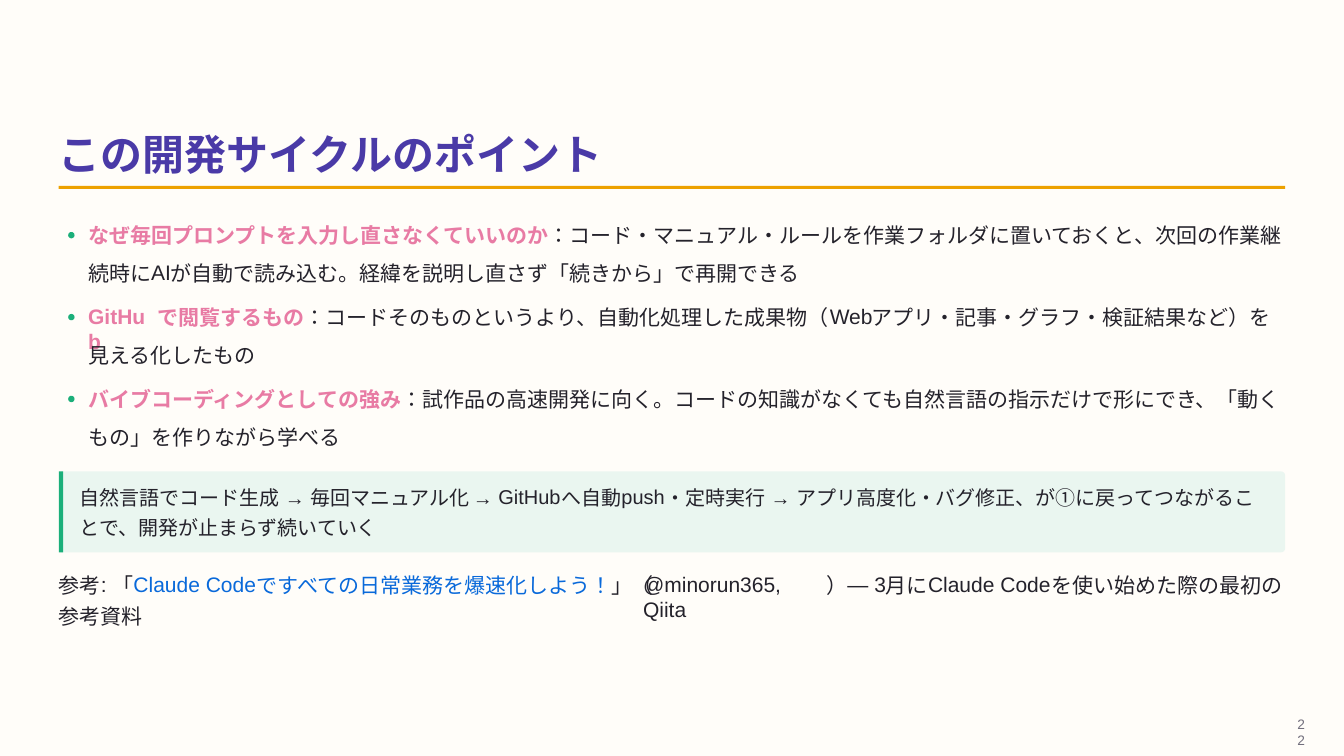
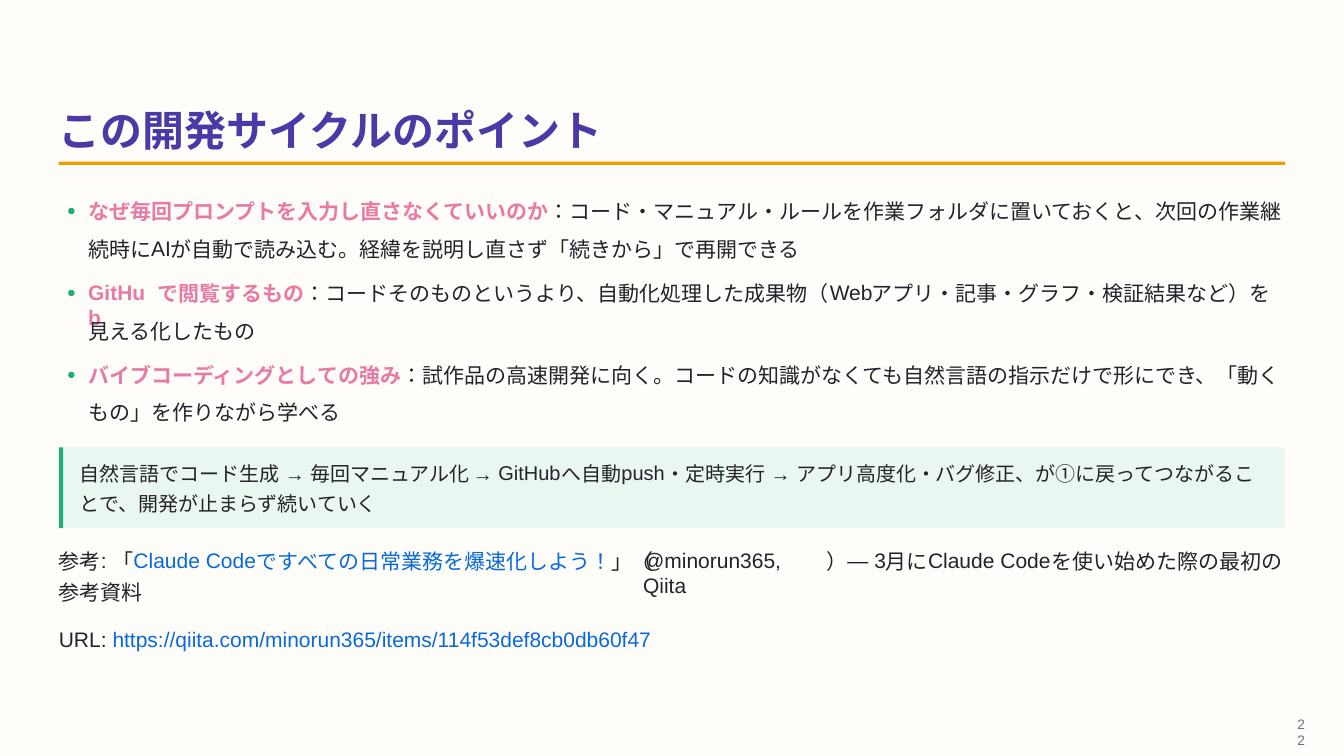
Before and after one commit to masauehr/marp_slides, a slide deck: slide 22 of slides/2026-09-18-vibe-coding.pptx. Drawn at 1344x756 pixels with LibreOffice and Linux fonts; fonts in the diff are those of the drawing. Boxes give left, top, right and bottom in pixels: in the first picture for what was removed or moved away, otherwise in the second. Text is boxed around its words. In the diff, an @@ line names an element or a change of style, - is before the commit and + after.

```diff
--- a/slides/2026-09-18-vibe-coding.pptx
+++ b/slides/2026-09-18-vibe-coding.pptx
@@ 35 texts, 6 freeform shapes: place and size @@
-35 texts, 6 freeform shapes at (58, 133, 1286, 626)
+35 texts, 6 freeform shapes at (58, 109, 1286, 602)
@@ text added at (59, 631, 651, 652), 15 pt, text #0969DA @@
+URL: https://qiita.com/minorun365/items/114f53def8cb0db60f47
```
Also in this commit, not shown: 1 other slide changed, 5 other files.
